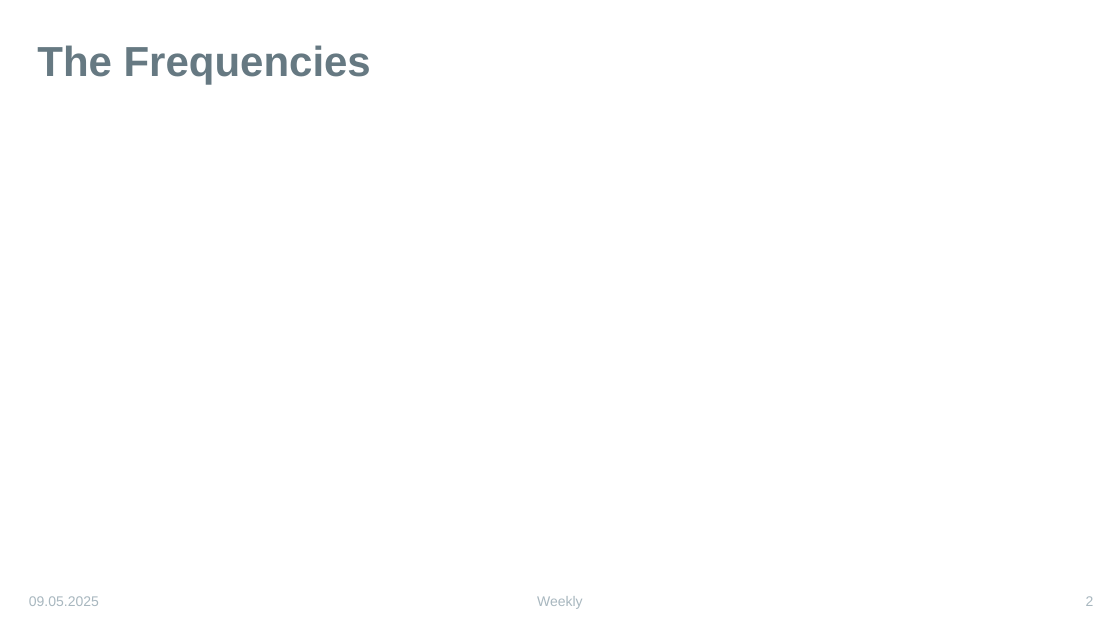
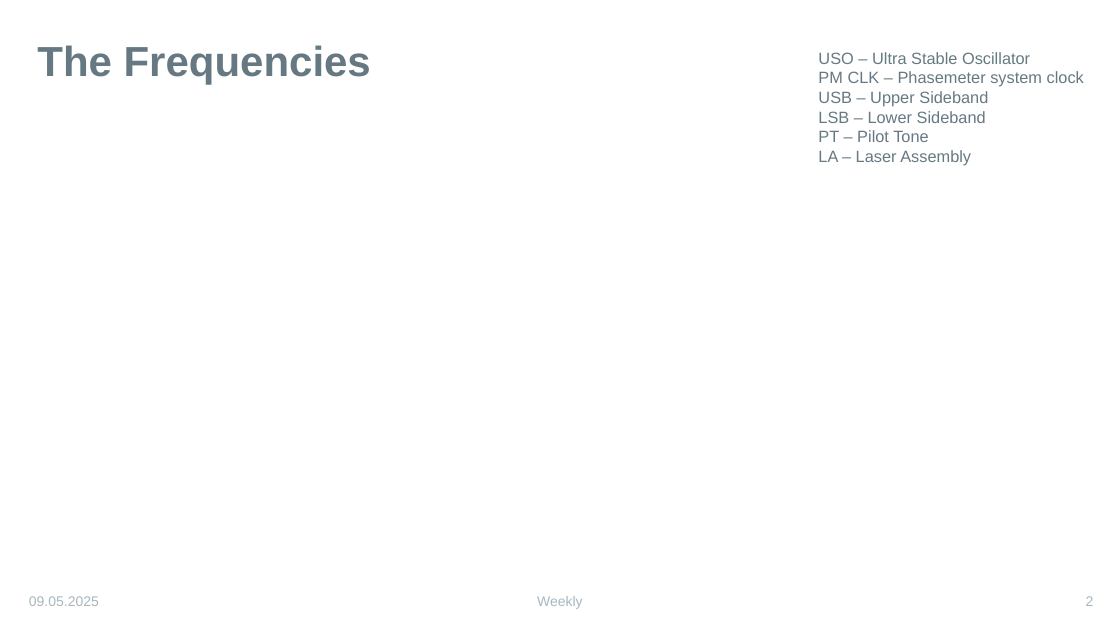
Before and after one commit to karinkruuse/Esitlused, a slide deck: slide 2 of frequencies.pptx. Drawn at 1120x630 pixels with LibreOffice and Linux fonts; fonts in the diff are those of the drawing; background and template pictures are left out. Boxes give left, top, right and bottom in pixels: in the first picture for what was removed or moved away, otherwise in the second. Text is boxed around its words. In the diff, an @@ line names an element or a change of style, - is before the commit and + after.

Commit message:
weekly clock presentation

```diff
--- a/frequencies.pptx
+++ b/frequencies.pptx
@@ text added at (x1=818, y1=52, x2=1084, y2=165), 14 pt, text #667982 @@
+USO – Ultra Stable Oscillator
+PM CLK – Phasemeter system clock
+USB – Upper Sideband
+LSB – Lower Sideband
+PT – Pilot Tone
+LA – Laser Assembly
```
Also in this commit, not shown: 2 other slides changed, 2 slides added, 1 other file.
